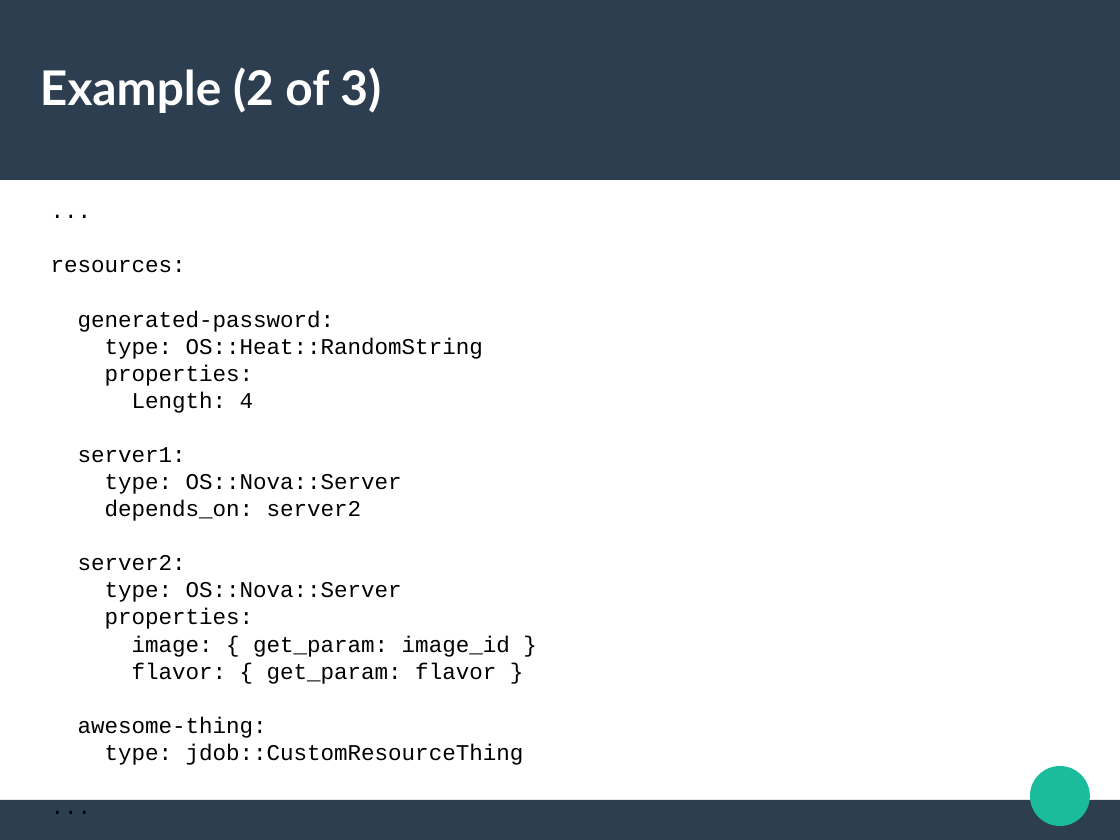
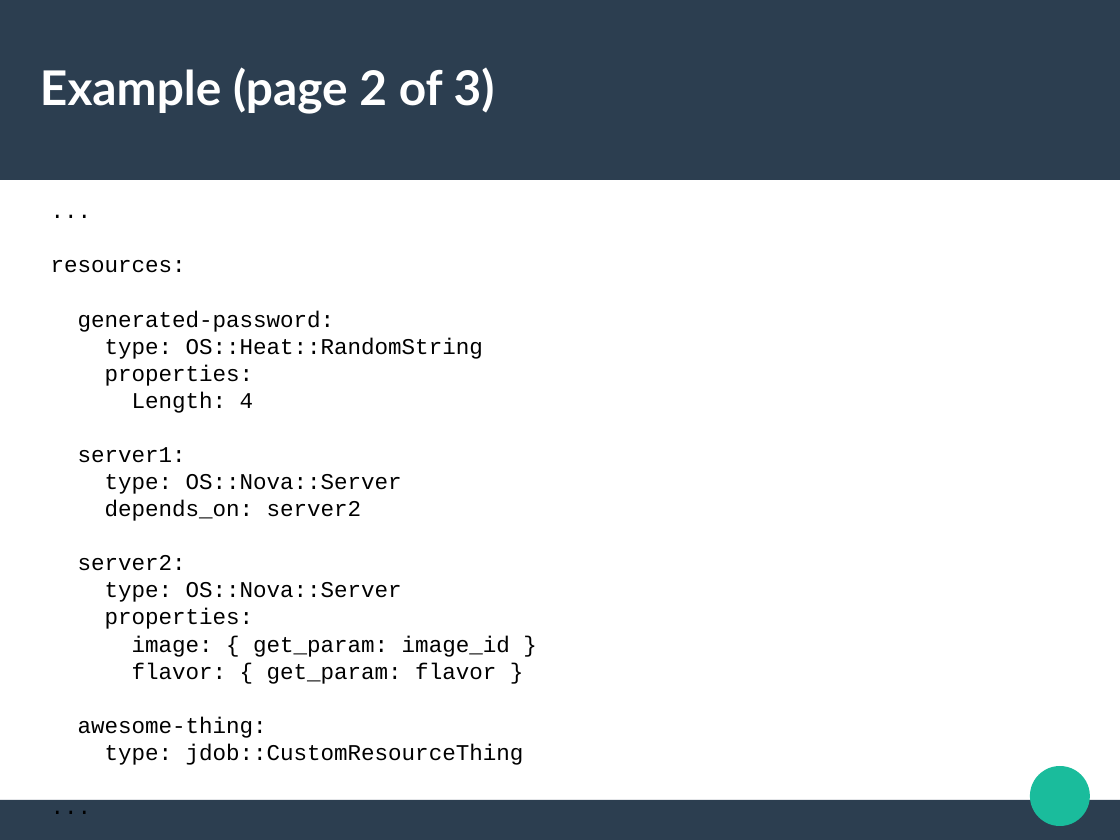
Before and after one commit to jdob/kukri, a slide deck: slide 17 of heat-templates/devconf-demo/devconf-2016.odp (slide 16 before the commit). Drawn at 1120x840 pixels with LibreOffice and Linux fonts; fonts in the diff are those of the drawing. Boxes give left, top, right and bottom in pixels: in the first picture for what was removed or moved away, otherwise in the second. Text is boxed around its words. In the diff, an @@ line names an element or a change of style, - is before the commit and + after.

```diff
--- a/heat-templates/devconf-demo/devconf-2016.odp
+++ b/heat-templates/devconf-demo/devconf-2016.odp
@@ title at [40, 67, 495, 114]: text changed @@
-Example (2 of 3)
+Example (page 2 of 3)
```
Also in this commit, not shown: 5 other slides changed, 1 slide added.
